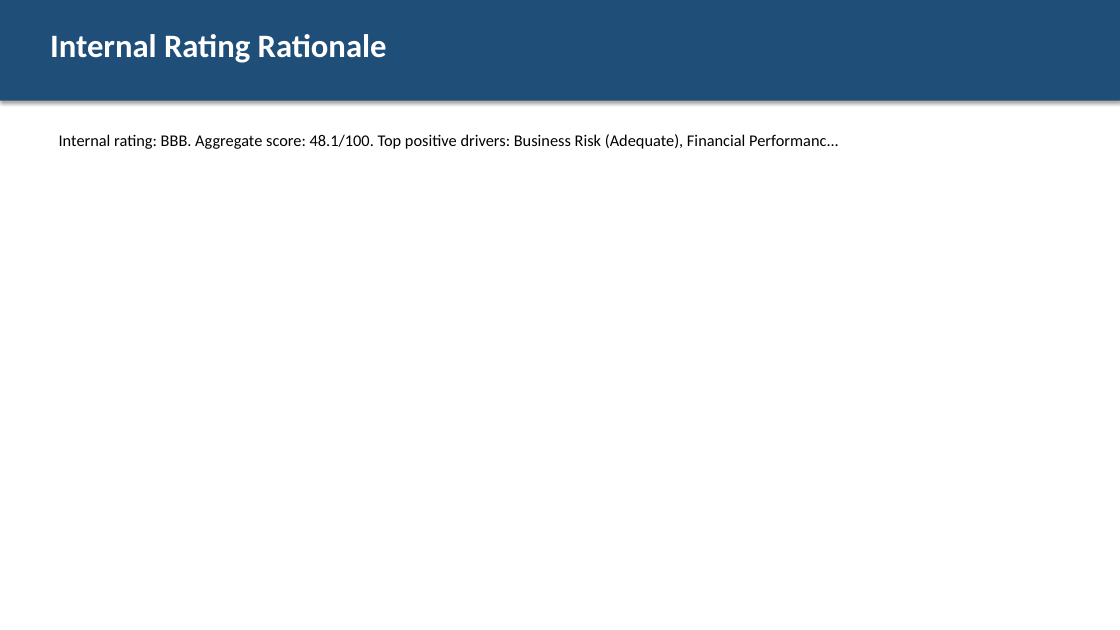
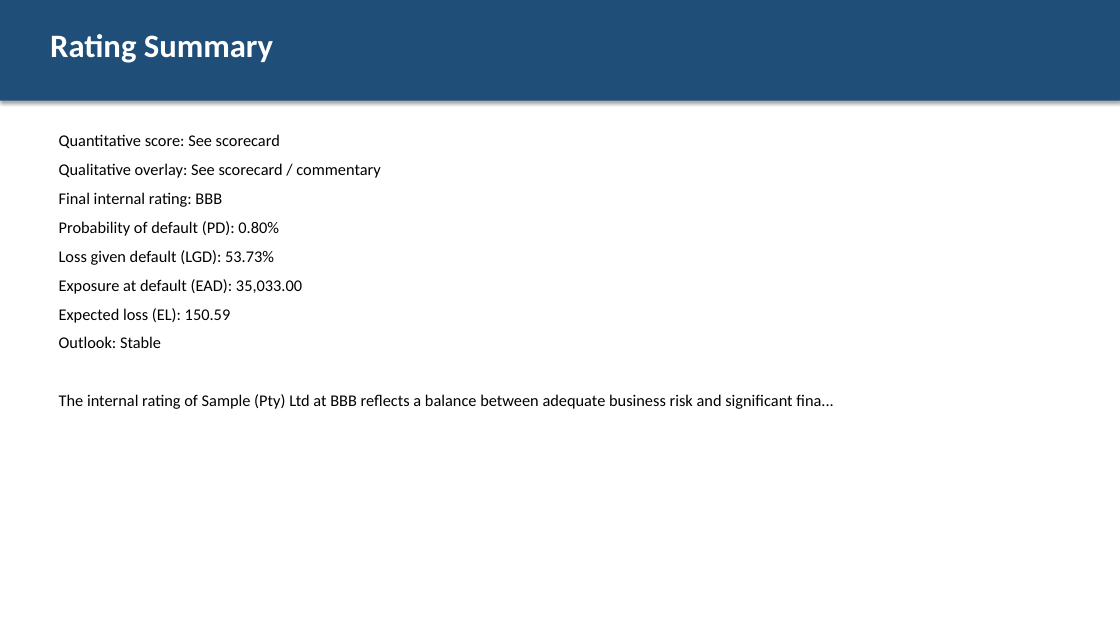
Before and after one commit to Menazza/credit_analysis_ai, a slide deck: slide 10 of test_results/pipeline_output/committee_deck.pptx (slide 12 before the commit). Drawn at 1120x630 pixels with LibreOffice and Linux fonts; fonts in the diff are those of the drawing. Boxes give left, top, right and bottom in pixels: in the first picture for what was removed or moved away, otherwise in the second. Text is boxed around its words. In the diff, an @@ line names an element or a change of style, - is before the commit and + after.

```diff
--- a/test_results/pipeline_output/committee_deck.pptx
+++ b/test_results/pipeline_output/committee_deck.pptx
@@ text at <box>50,34,273,63</box>: text changed @@
-Internal Rating Rationale
+Rating Summary
@@ text at <box>59,134,833,409</box>: text changed @@
-Internal rating: BBB. Aggregate score: 48.1/100. Top positive drivers: Business Risk (Adequate), Financial Performanc...
+Quantitative score: See scorecard
+Qualitative overlay: See scorecard / commentary
+Final internal rating: BBB
+Probability of default (PD): 0.80%
+Loss given default (LGD): 53.73%
+Exposure at default (EAD): 35,033.00
+Expected loss (EL): 150.59
+Outlook: Stable
+The internal rating of Sample (Pty) Ltd at BBB reflects a balance between adequate business risk and significant fina...
```
Also in this commit, not shown: 3 other slides changed, 7 slides added, 9 slides removed, 23 other files.
